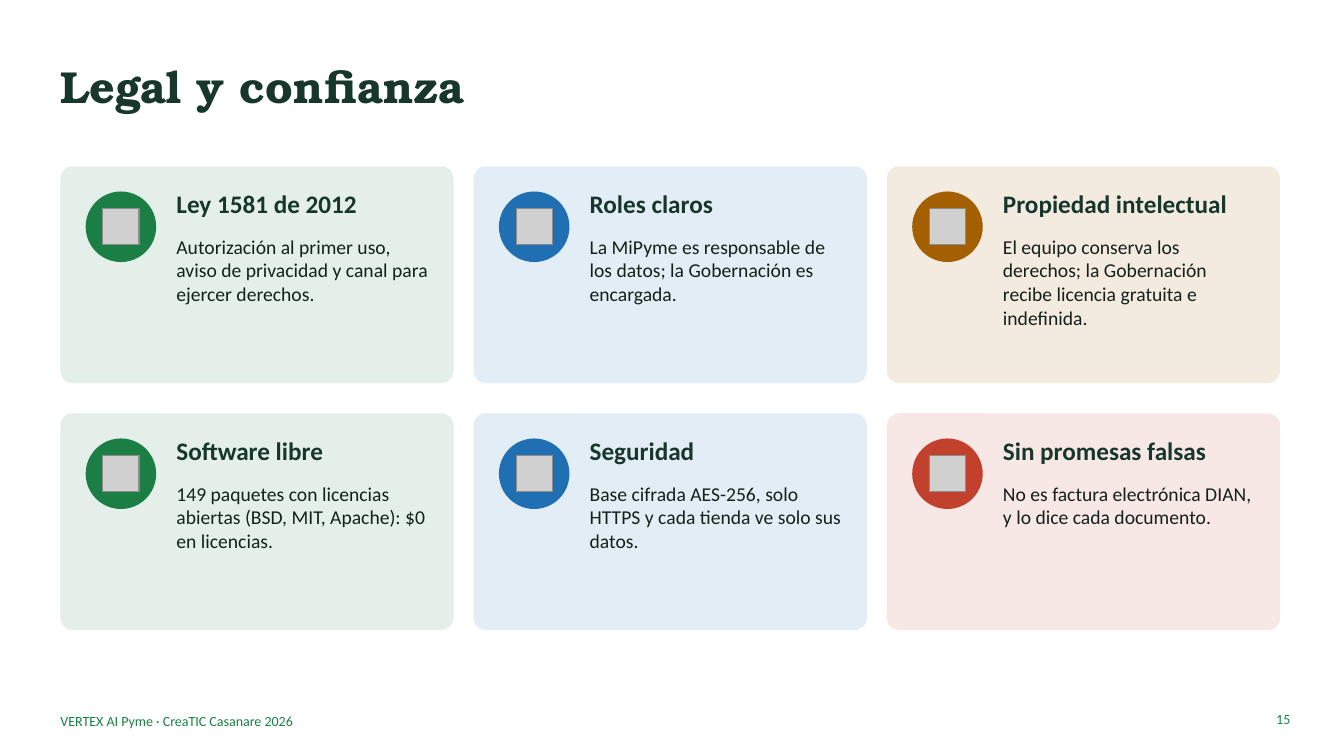
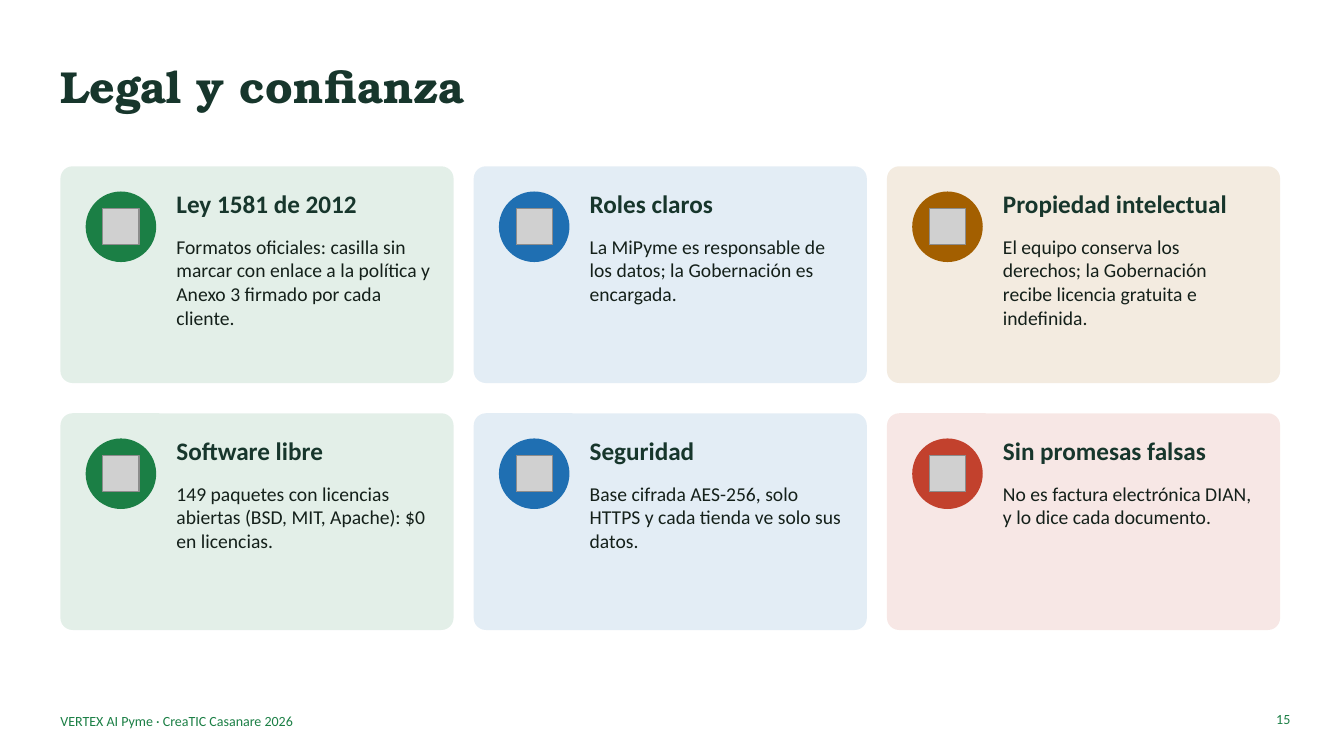
Before and after one commit to ingdavidortegaf-lab/vertex-ai-pyme, a slide deck: slide 15 of docs/pitch/VERTEX_AI_Pyme_Pitch.pptx. Drawn at 1344x756 pixels with LibreOffice and Linux fonts; fonts in the diff are those of the drawing; grey boxes stand for pictures. Boxes give left, top, right and bottom in pixels: in the first picture for what was removed or moved away, otherwise in the second. Text is boxed around its words. In the diff, an @@ line names an element or a change of style, - is before the commit and + after.

```diff
--- a/docs/pitch/VERTEX_AI_Pyme_Pitch.pptx
+++ b/docs/pitch/VERTEX_AI_Pyme_Pitch.pptx
@@ text at (x1=176, y1=240, x2=430, y2=325): text changed @@
-Autorización al primer uso, aviso de privacidad y canal para ejercer derechos.
+Formatos oficiales: casilla sin marcar con enlace a la política y Anexo 3 firmado por cada cliente.
```
Also in this commit, not shown: 2 other slides changed, 11 other files.
